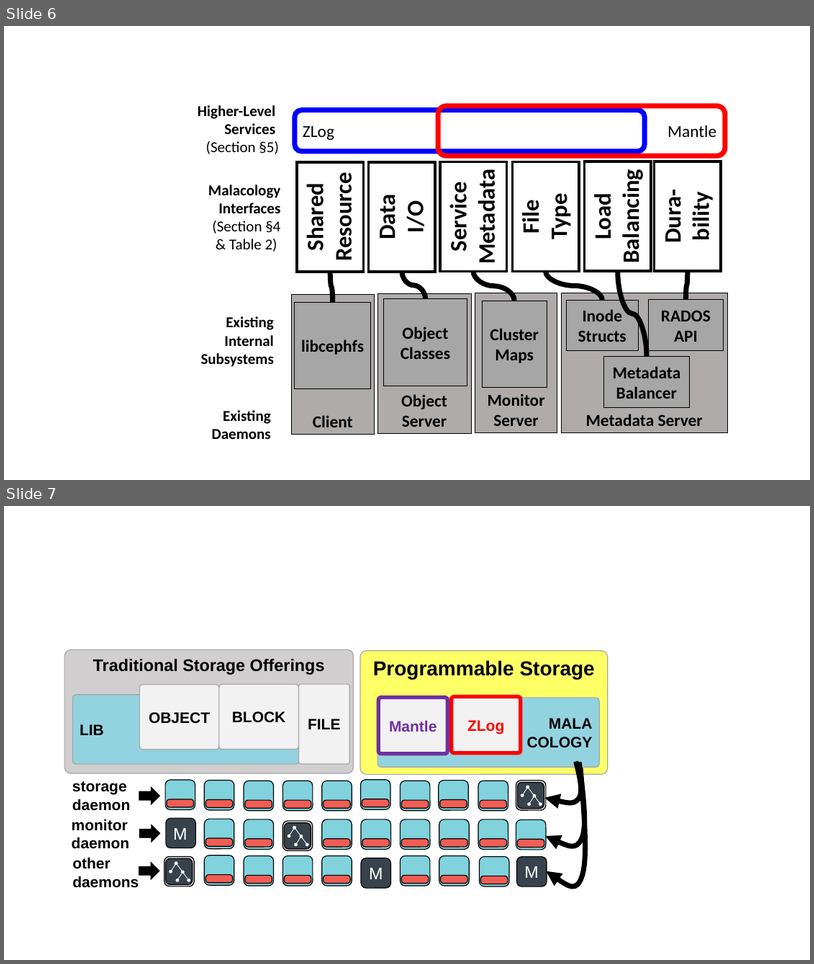
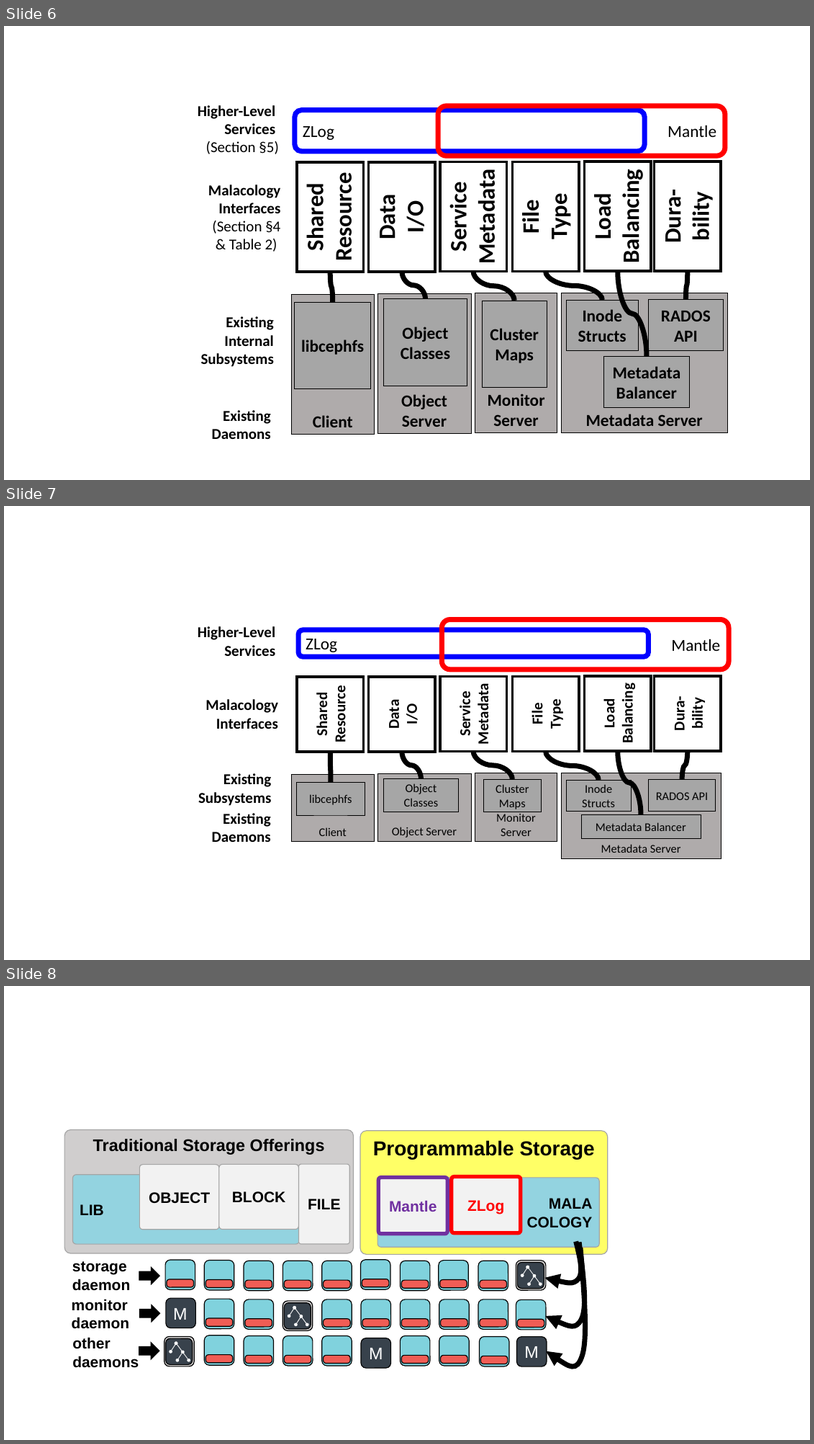
Before and after one commit to michaelsevilla/malacology-popper, a slide deck: paper/figures/figures.pptx. Shown one above the other, each under a label of ours: slides 6 and 7 before the commit, slides 6, 7 and 8 after it. The pictures are 814x964 and 814x1444 pixels, drawn with LibreOffice and Linux fonts; fonts in the diff are those of the drawing. Boxes give left, top, right and bottom in pixels: in the first picture for what was removed or moved away, otherwise in the second. Text is boxed around its words. In the diff, an @@ line names an element or a change of style, - is before the commit and + after.

```diff
--- a/paper/figures/figures.pptx
+++ b/paper/figures/figures.pptx
@@ slide 7 added at bbox=[4, 506, 810, 960], background #FFFFFF @@
@@ text added at bbox=[198, 626, 275, 656], 18 pt, text #000000, bold @@
+Higher-Level
+Services
@@ rounded rectangle added at bbox=[298, 630, 649, 656], outline #0000FF 6 pt, 20 pt, text #000000 @@
+ZLog
@@ rounded rectangle added at bbox=[442, 620, 729, 670], outline #FF0000 6 pt, 20 pt, text #000000 @@
+Mantle
@@ rectangle added at bbox=[298, 677, 364, 752], outline #000000 3 pt, 18 pt, text #000000, bold @@
+Shared Resource
@@ rectangle added at bbox=[369, 677, 435, 752], outline #000000 3 pt, 18 pt, text #000000, bold @@
+Data
+I/O
@@ rectangle added at bbox=[440, 676, 507, 751], outline #000000 3 pt, 18 pt, text #000000, bold @@
+Service Metadata
@@ rectangle added at bbox=[513, 676, 579, 751], outline #000000 3 pt, 18 pt, text #000000, bold @@
+File
+Type
@@ rectangle added at bbox=[585, 676, 651, 751], outline #000000 3 pt, 18 pt, text #000000, bold @@
+Load Balancing
@@ rectangle added at bbox=[655, 676, 721, 751], outline #000000 3 pt, 18 pt, text #000000, bold @@
+Dura-
+bility
@@ text added at bbox=[206, 699, 278, 728], 18 pt, text #000000, bold @@
+Malacology Interfaces
@@ curved line added from (331, 752) to (331, 782), #000000 6 pt @@
@@ curved line added from (402, 752) to (422, 779), #000000 6 pt @@
@@ curved line added from (473, 751) to (513, 779), #000000 6 pt @@
@@ curved line added from (546, 751) to (599, 780), #000000 6 pt @@
@@ curved line added from (618, 751) to (641, 814), #000000 6 pt @@
@@ curved line added from (688, 751) to (683, 780), #000000 6 pt @@
@@ text added at bbox=[198, 773, 272, 806], 18 pt, text #000000, bold @@
+Existing Subsystems
@@ rectangle added at bbox=[292, 774, 374, 841], fill #AFABAB, outline #000000 0.5 pt, 14 pt, text #000000 @@
+Client
@@ rectangle added at bbox=[297, 782, 365, 815], fill #A6A6A6, outline #000000 0.5 pt, 14 pt, text #000000 @@
+libcephfs
@@ rectangle added at bbox=[378, 773, 471, 841], fill #AFABAB, outline #000000 0.5 pt, 14 pt, text #000000 @@
+Object Server
@@ rectangle added at bbox=[384, 779, 459, 811], fill #A6A6A6, outline #000000 0.5 pt, 14 pt, text #000000 @@
+Object Classes
@@ rectangle added at bbox=[476, 773, 558, 841], fill #AFABAB, outline #000000 0.5 pt, 14 pt, text #000000 @@
+Monitor Server
@@ rectangle added at bbox=[484, 779, 541, 811], fill #A6A6A6, outline #000000 0.5 pt, 14 pt, text #000000 @@
+Cluster Maps
@@ rectangle added at bbox=[562, 773, 722, 858], fill #AFABAB, outline #000000 0.5 pt, 14 pt, text #000000 @@
+Metadata Server
@@ rectangle added at bbox=[566, 780, 631, 811], fill #A6A6A6, outline #000000 0.5 pt, 14 pt, text #000000 @@
+Inode Structs
@@ rectangle added at bbox=[649, 780, 716, 811], fill #A6A6A6, outline #000000 0.5 pt, 14 pt, text #000000 @@
+RADOS API
@@ text added at bbox=[212, 813, 271, 842], 18 pt, text #000000, bold @@
+Existing Daemons
@@ rectangle added at bbox=[581, 814, 702, 838], fill #A6A6A6, outline #000000 0.5 pt, 14 pt, text #000000 @@
+Metadata Balancer
@@ what was slide 7 is now slide 8 @@
```
Also in this commit, not shown: 5 other files.
